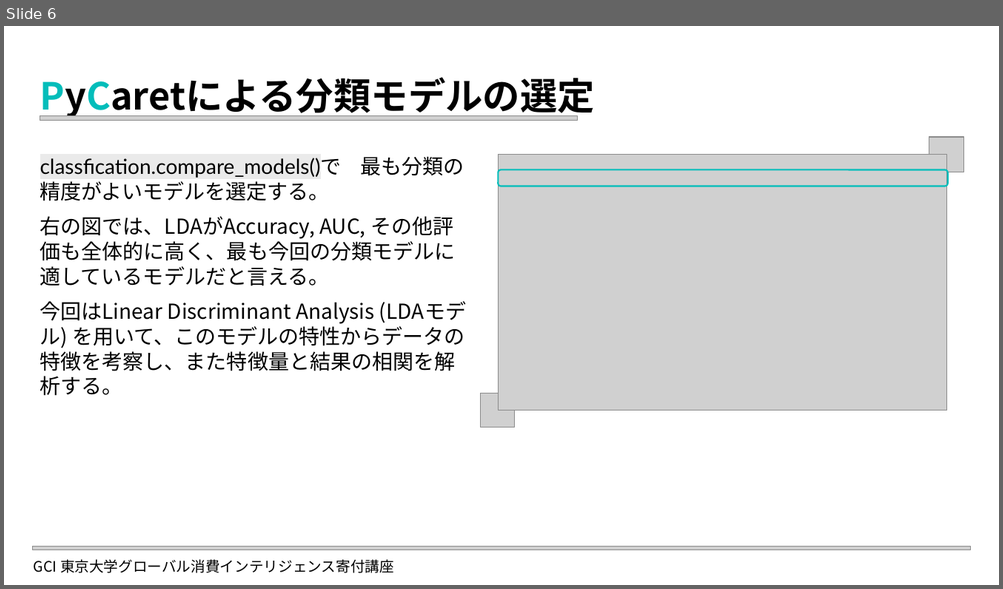
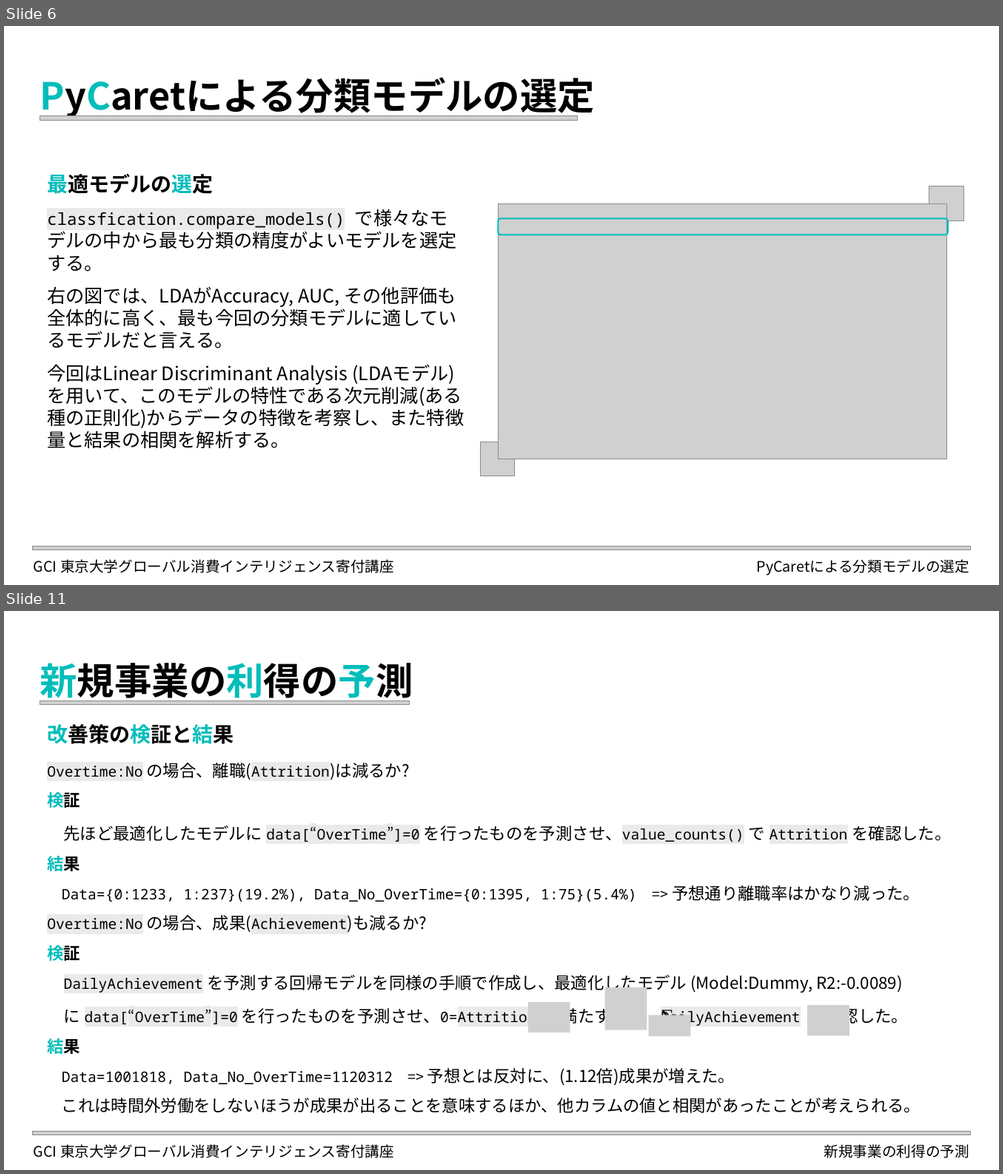
Before and after one commit to elsy0111/GCI2023Winter, a slide deck: LDA_Attrition.pptx. Shown one above the other, each under a label of ours: slide 6 before the commit, slides 6 and 11 after it; the slides between them are not shown. The pictures are 1003x589 and 1003x1174 pixels, drawn with LibreOffice and Linux fonts; fonts in the diff are those of the drawing; grey boxes stand for pictures. Boxes give left, top, right and bottom in pixels: in the first picture for what was removed or moved away, otherwise in the second. Text is boxed around its words. In the diff, an @@ line names an element or a change of style, - is before the commit and + after.

```diff
--- a/LDA_Attrition.pptx
+++ b/LDA_Attrition.pptx
@@ slide 11 added at (x1=4, y1=611, x2=999, y2=1170), background #FFFFFF @@
@@ title added at (x1=40, y1=663, x2=413, y2=704), 36 pt, text #000000, bold @@
+新規事業の利得の予測
@@ picture added at (x1=40, y1=701, x2=409, y2=705) @@
@@ text added at (x1=47, y1=724, x2=233, y2=744), 20 pt, text #000000, bold @@
+改善策の検証と結果
@@ text added at (x1=47, y1=763, x2=950, y2=1113), 14 pt, text #000000 @@
+Overtime:No の場合、離職(Attrition)は減るか?
+検証
+先ほど最適化したモデルに data[“OverTime”]=0 を行ったものを予測させ、value_counts() で Attrition を確認した。
+結果
+Data={0:1233, 1:237}(19.2%), Data_No_OverTime={0:1395, 1:75}(5.4%) => 予想通り離職率はかなり減った。
+Overtime:No の場合、成果(Achievement)も減るか?
+検証
+DailyAchievement を予測する回帰モデルを同様の手順で作成し、最適化したモデル (Model:Dummy, R2:-0.0089)
+に data[“OverTime”]=0 を行ったものを予測させ、0=Attrition を満たす で DailyAchievement を確認した。
+結果
+Data=1001818, Data_No_OverTime=1120312 => 予想とは反対に、(1.12倍)成果が増えた。
+これは時間外労働をしないほうが成果が出ることを意味するほか、他カラムの値と相関があったことが考えられる。
@@ picture added at (x1=605, y1=988, x2=646, y2=1031) @@
@@ picture added at (x1=528, y1=1002, x2=569, y2=1034) @@
@@ text added at (x1=653, y1=1000, x2=695, y2=1031), 18 pt, text #000000 @@
+∑
@@ picture added at (x1=808, y1=1005, x2=849, y2=1037) @@
@@ picture added at (x1=649, y1=1015, x2=691, y2=1037) @@
@@ picture added at (x1=32, y1=1132, x2=970, y2=1136) @@
@@ text added at (x1=34, y1=1145, x2=394, y2=1159), 14 pt, text #000000 @@
+GCI 東京大学グローバル消費インテリジェンス寄付講座
@@ text added at (x1=824, y1=1145, x2=969, y2=1159), 14 pt, text #000000 @@
+新規事業の利得の予測
@@ slide 6 changed as well @@
@@ text "最適モデルの選定" moved from (x1=40, y1=156, x2=465, y2=396) to (x1=47, y1=174, x2=464, y2=449) @@
@@ text at (x1=47, y1=174, x2=456, y2=272): text changed; size 20 to 16 pt; font Lato to Noto Sans CJK JP @@
-classfication.compare_models()で 最も分類の精度がよいモデルを選定する。
+最適モデルの選定
+classfication.compare_models() で様々なモデルの中から最も分類の精度がよいモデルを選定する。
@@ 3 pictures, 1 rounded rectangle moved together from (x1=480, y1=137, x2=965, y2=427) to (x1=480, y1=187, x2=965, y2=477) @@
@@ text at (x1=47, y1=287, x2=457, y2=349): size 20 to 18 pt in "右の図では、LDAがAccuracy, AUC, その他評価も全体的に高く、最も今回の分類モデルに適しているモデルだと言 ..." @@
@@ text at (x1=47, y1=364, x2=464, y2=449): text changed; size 20 to 18 pt @@
-今回はLinear Discriminant Analysis (LDAモデル) を用いて、このモデルの特性からデータの特徴を考察し、また特徴量と結果の相関を解析する。
+今回はLinear Discriminant Analysis (LDAモデル) を用いて、このモデルの特性である次元削減(ある種の正則化)からデータの特徴を考察し、また特徴量と結果の相関を解析する。
@@ text added at (x1=757, y1=560, x2=969, y2=576), 14 pt, text #000000 @@
+PyCaretによる分類モデルの選定
```
Also in this commit, not shown: 6 other slides changed, 5 other slides added, 34 other files.
